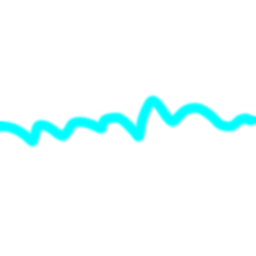
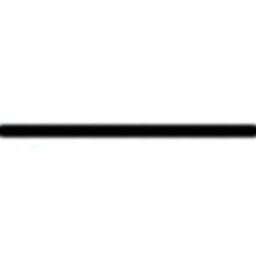
Comparing the layer stacks of the two w=256, h=256 images. Changes:
painted on "Layer" over [0, 93, 256, 148]
